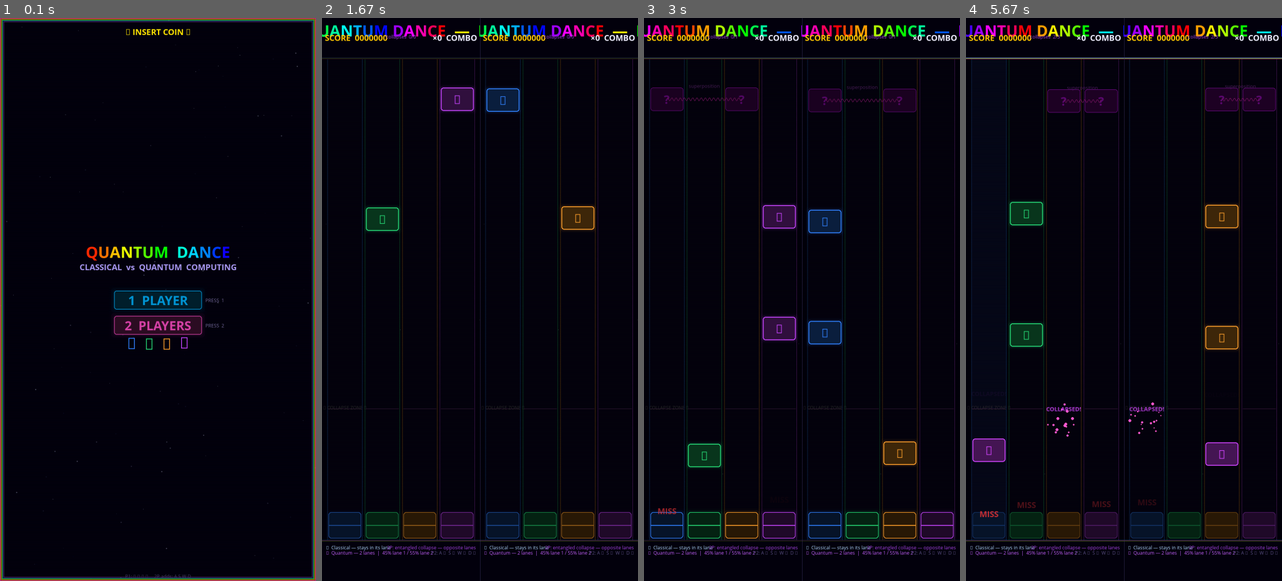
Above: before the commit, frames 1-4 (left to right).
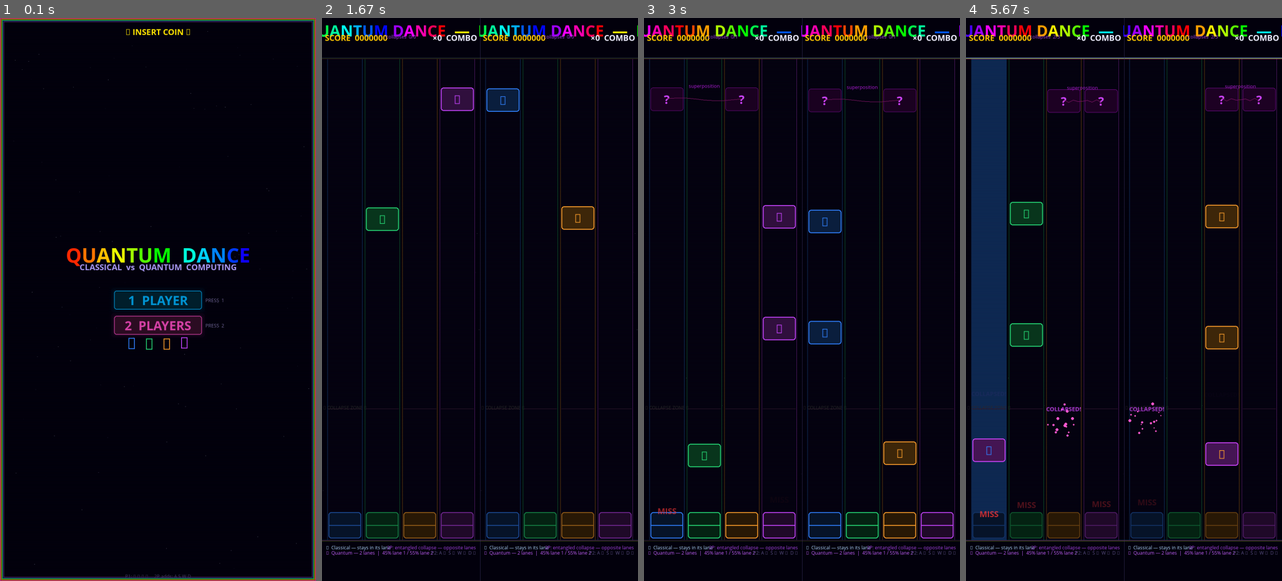
Above: after the commit, the same moments.

Repository: parzival1401/mobile_quantum-
Game: pygame game, started from dance_dance/quantum_dance.py
Same seed, same stepped clock (60 frames per second), same inputs: the game is played once before the commit and once after it.
Inputs (mouse positions are in pixels of both pictures, inside the frame that each line leads up to):
- Up to frame 1 (0.1 s): no input
- Up to frame 2 (1.67 s): press the mouse at (480, 327) at 0.37 s; move the mouse to (429, 378) at 0.47 s; release the mouse at (382, 428) at 0.6 s; tap Enter at 0.67, 1 s; tap  at 1.33 s
- Up to frame 3 (3 s): hold Up 1.67-2.13 s; move the mouse to (726, 186) at 1.7 s; tap  at 1.82, 2.82 s; hold Right 2.17-2.63 s; move the mouse to (786, 445) at 2.2 s; hold Left from 2.67 s (still down); move the mouse to (802, 367) at 2.7 s
- Up to frame 4 (5.67 s): release Left at 3.2 s; hold Down 3.23-3.53 s; move the mouse to (1244, 513) at 3.27 s; tap  at 3.38, 4.15, 4.55, 5.62 s; hold Left 3.57-3.97 s; move the mouse to (1079, 181) at 3.6 s; hold Up 4-4.37 s; move the mouse to (1187, 254) at 4.03 s; hold Right 4.4-5.03 s; move the mouse to (1234, 445) at 4.43 s; hold Down 5.07-5.43 s; move the mouse to (1221, 288) at 5.1 s; hold Left from 5.47 s (still down); move the mouse to (1019, 355) at 5.5 s

The runs differ from the first frame. In frame 1, 1.0% of the frame differs, in the area x 1-98%, y 1-100%; in frame 2, 0.8%; in frame 3, 1.1%; in frame 4, 9.3%, in the area x 1-99%, y 7-93%.

Commit message:
Optimize rendering for Raspberry Pi 4B dual-screen performance
Pre-bake everything static, eliminate all per-frame surface allocations:
- Scanlines: _SCAN_FULL + _SCAN_LANES built once, blit each frame
- Starfields: _STARS_MENU/LANES/SEL pre-bake positions, only brightness varies
- Arrow surfaces: _ARROW_SURFS cached per lane at startup
- Rainbow title chars: _rainbow_char() LRU cache (char+color key)
- Score/combo/static text: _tcache() only re-renders when value changes
- Quantum wave: 8-point sample instead of per-pixel loop (200x→8x sin calls)
- Hit zone glows: removed SRCALPHA allocations (8/frame), plain rects
- Classical note glows: removed SRCALPHA allocations (2/note/frame)
- Key flash: plain rect instead of SRCALPHA fill
- Milestone flash: set_alpha on plain surface instead of SRCALPHA
- F_BIG font: module-level constant, not recreated each menu frame

Co-Authored-By: Claude Sonnet 4.6 <noreply@anthropic.com>

Diff:
--- a/dance_dance/quantum_dance.py
+++ b/dance_dance/quantum_dance.py
@@ -164,6 +164,7 @@
     return pygame.font.Font(None, sz)
 
 F_TITLE  = _f(56)
+F_BIG    = _f(72)
 F_MENU   = _f(46)
 F_MENUSM = _f(30)
 F_MED    = _f(30)
@@ -246,6 +247,47 @@
 # P2 key mirror map: physical key index → logical lane
 # Lane 0(←)↔3(→), Lane 1(↓)↔2(↑)
 _P2_KEY_MAP = [3, 2, 1, 0]
+
+# ─────────────────────────────────────────────────────────────────────────────
+# Pre-baked surfaces and caches (built once, reused every frame)
+# ─────────────────────────────────────────────────────────────────────────────
+def _make_scanlines(w, h, alpha=28, step=4):
+    s = pygame.Surface((w, h), pygame.SRCALPHA)
+    for y in range(0, h, step):
+        pygame.draw.line(s, (0, 0, 0, alpha), (0, y), (w, y))
+    return s
+
+_SCAN_FULL  = _make_scanlines(SW, SH)
+_SCAN_LANES = _make_scanlines(SW, LANE_BOT - LANE_TOP)
+
+# Pre-baked starfields (static positions, only twinkle varies)
+def _make_star_positions(n, w, y0, y1, seed):
+    rng = random.Random(seed)
+    return [(rng.randint(0, w), rng.randint(y0, y1)) for _ in range(n)]
+
+_STARS_MENU  = _make_star_positions(120, SW, 0,        SH,       7)
+_STARS_LANES = _make_star_positions(60,  SW, LANE_TOP, LANE_BOT, 13)
+_STARS_SEL   = _make_star_positions(100, SW, 0,        SH,       42)
+
+# Pre-rendered arrow surfaces per lane (static color)
+_ARROW_SURFS = [F_ARROW.render(a, True, LANE_C[i]) for i, a in enumerate(["←","↓","↑","→"])]
+
+# Cache for rainbow title characters: (char, r, g, b) → Surface
+_RAINBOW_CACHE: dict = {}
+
+def _rainbow_char(ch: str, r: int, g: int, b: int, font) -> pygame.Surface:
+    key = (ch, r, g, b, id(font))
+    if key not in _RAINBOW_CACHE:
+        _RAINBOW_CACHE[key] = font.render(ch, True, (r, g, b))
+    return _RAINBOW_CACHE[key]
+
+# Cache for text surfaces that only change when value changes
+_text_cache: dict = {}
+
+def _tcache(key, text, font, color):
+    if key not in _text_cache or _text_cache[key][0] != text:
+        _text_cache[key] = (text, font.render(text, True, color))
+    return _text_cache[key][1]
 
 
 # ─────────────────────────────────────────────────────────────────────────────
@@ -759,12 +801,9 @@
 
 
 def draw_lanes(surf, key_flash, ctx: RenderCtx):
-    # Starfield background
-    rng = random.Random(13)
-    for _ in range(60):
-        sx = rng.randint(0, ctx.sw)
-        sy = rng.randint(LANE_TOP, LANE_BOT)
-        twinkle = 0.4 + 0.6 * math.sin(tick * 0.04 + rng.random() * math.tau)
+    # Starfield — pre-baked positions, only brightness varies
+    for j, (sx, sy) in enumerate(_STARS_LANES):
+        twinkle = 0.4 + 0.6 * math.sin(tick * 0.04 + j * 0.53)
         br = max(0, min(240, int(55 * twinkle)))
         pygame.draw.circle(surf, (br, br, min(255, br + 15)), (sx, sy), 1)
 
@@ -778,18 +817,10 @@
         pygame.draw.line(surf, (r//3, g//3, b//3), (x + ctx.lane_w - 1, LANE_TOP),
                          (x + ctx.lane_w - 1, LANE_BOT), 2)
         if key_flash[i] > 0:
-            s = pygame.Surface((ctx.lane_w, LANE_BOT - LANE_TOP), pygame.SRCALPHA)
-            s.fill((r, g, b, int(110 * key_flash[i] / 14)))
-            surf.blit(s, (x, LANE_TOP))
-
-    # CRT scanlines over lanes only
-    for y in range(LANE_TOP, LANE_BOT, 4):
-        pygame.draw.line(surf, (0, 0, 0, 28) if True else 0,
-                         (0, y), (ctx.sw, y))
-    scan = pygame.Surface((ctx.sw, LANE_BOT - LANE_TOP), pygame.SRCALPHA)
-    for y in range(0, LANE_BOT - LANE_TOP, 4):
-        pygame.draw.line(scan, (0, 0, 0, 30), (0, y), (ctx.sw, y))
-    surf.blit(scan, (0, LANE_TOP))
+            pygame.draw.rect(surf, (r//3, g//3, b//3),
+                             (x, LANE_TOP, ctx.lane_w, LANE_BOT - LANE_TOP))
+
+    surf.blit(_SCAN_LANES, (0, LANE_TOP))
 
     # Collapse zone — pulsing neon line
     cy  = get_collapse_y()
@@ -811,41 +842,30 @@
         pr, pg, pb = int(r*pulse), int(g*pulse), int(b*pulse)
         hz = pygame.Rect(x + 4, TARGET_Y - HIT_ZONE_H // 2,
                          ctx.lane_w - 8, HIT_ZONE_H)
-        # Glow behind receptor
-        for gw in (12, 6):
-            gs = pygame.Surface((hz.width + gw*2, hz.height + gw*2), pygame.SRCALPHA)
-            alpha = int(30 * (1 - gw/14) * pulse)
-            pygame.draw.rect(gs, (pr, pg, pb, alpha),
-                             (0, 0, hz.width + gw*2, hz.height + gw*2), border_radius=12)
-            surf.blit(gs, (hz.x - gw, hz.y - gw))
         pygame.draw.rect(surf, (r//6, g//6, b//6), hz, border_radius=10)
-        pygame.draw.rect(surf, (pr, pg, pb),       hz, 2, border_radius=10)
+        pygame.draw.rect(surf, (pr, pg, pb),        hz, 3, border_radius=10)
         pygame.draw.line(surf, (pr, pg, pb),
                          (x + 6, TARGET_Y), (x + ctx.lane_w - 6, TARGET_Y), 3)
-        lbl = F_ARROW.render(ARROWS[i], True, (pr, pg, pb))
-        surf.blit(lbl, (scx - lbl.get_width() // 2,
-                        TARGET_Y + HIT_ZONE_H // 2 + 4))
+        ar = _ARROW_SURFS[i]
+        surf.blit(ar, (scx - ar.get_width() // 2,
+                       TARGET_Y + HIT_ZONE_H // 2 + 4))
 
 
 def draw_classical(surf, note: Note, ctx: RenderCtx):
     r, g, b = LANE_C[note.lane]
-    scx     = _lcx(note.lane, ctx)
-    nw      = ctx.note_w
-    ny      = int(note.y)
-    rect    = pygame.Rect(scx - nw // 2, ny, nw, NOTE_H)
-    # Neon glow
-    for gw in (10, 5):
-        gs = pygame.Surface((nw + gw*2, NOTE_H + gw*2), pygame.SRCALPHA)
-        alpha = int(35 * (1 - gw/12))
-        pygame.draw.rect(gs, (r, g, b, alpha),
-                         (0, 0, nw + gw*2, NOTE_H + gw*2), border_radius=11)
-        surf.blit(gs, (rect.x - gw, ny - gw))
+    scx  = _lcx(note.lane, ctx)
+    nw   = ctx.note_w
+    ny   = int(note.y)
+    rect = pygame.Rect(scx - nw // 2, ny, nw, NOTE_H)
     pygame.draw.rect(surf, (r//4, g//4, b//4), rect, border_radius=9)
     pygame.draw.rect(surf, (r, g, b),           rect, 3, border_radius=9)
-    ar = F_ARROW.render(ARROWS[note.lane], True, (r, g, b))
+    ar = _ARROW_SURFS[note.lane]
     surf.blit(ar, (scx - ar.get_width() // 2,
                    ny + (NOTE_H - ar.get_height()) // 2))
 
+
+_Q_MARK_SURF = F_ARROW.render("?", True, Q_PURPLE)
+_SUPER_SURF  = F_XSM.render("superposition", True, (180, 30, 220))
 
 def draw_quantum(surf, note: Note, ctx: RenderCtx):
     nw = ctx.note_w
@@ -855,7 +875,7 @@
         rect = pygame.Rect(cx - nw // 2, int(note.y), nw, NOTE_H)
         pygame.draw.rect(surf, (r // 3, g // 3, b // 3), rect, border_radius=9)
         pygame.draw.rect(surf, (r, g, b), rect, 3, border_radius=9)
-        ar = F_ARROW.render(ARROWS[note.lane], True, (r, g, b))
+        ar = _ARROW_SURFS[note.lane]
         surf.blit(ar, (cx - ar.get_width() // 2,
                        int(note.y) + (NOTE_H - ar.get_height()) // 2))
         return
@@ -873,17 +893,17 @@
         rect = pygame.Rect(cx - nw // 2, int(note.y), nw, NOTE_H)
         pygame.draw.rect(surf, (ri // 3, gi // 3, bi // 3), rect, border_radius=9)
         pygame.draw.rect(surf, (ri, gi, bi), rect, 2, border_radius=9)
-        qm = F_ARROW.render("?", True, (ri, gi, bi))
-        surf.blit(qm, (cx - qm.get_width() // 2,
-                       int(note.y) + (NOTE_H - qm.get_height()) // 2))
-
+        surf.blit(_Q_MARK_SURF, (cx - _Q_MARK_SURF.get_width() // 2,
+                                  int(note.y) + (NOTE_H - _Q_MARK_SURF.get_height()) // 2))
+
+    # Connecting line — 8 sample points instead of per-pixel loop
     xa, xb = _lcx(note.lane, ctx), _lcx(note.lane2, ctx)
+    wy = int(note.y) + NOTE_H // 2
     x0, x1 = min(xa, xb), max(xa, xb)
-    wy = int(note.y) + NOTE_H // 2
+    step = max(1, (x1 - x0) // 8)
     pts = []
-    for i in range(x1 - x0 + 1):
-        xp = x0 + i
-        yp = wy + math.sin(i * math.pi * 0.14 + tick * 0.18 + note.wave_phase) \
+    for xp in range(x0, x1 + 1, step):
+        yp = wy + math.sin((xp - x0) * 0.22 + tick * 0.18 + note.wave_phase) \
              * (5 + 5 * urgency)
         pts.append((xp, int(yp)))
     if len(pts) >= 2:
@@ -892,9 +912,8 @@
                           False, pts, 2)
 
     if dist > 60:
-        mx  = (xa + xb) // 2
-        slb = F_XSM.render("superposition", True, (int(180 * af), 30, int(220 * af)))
-        surf.blit(slb, (mx - slb.get_width() // 2, int(note.y) - 17))
+        mx = (xa + xb) // 2
+        surf.blit(_SUPER_SURF, (mx - _SUPER_SURF.get_width() // 2, int(note.y) - 17))
 
 
 def draw_top(surf, ps: PlayerState, ctx: RenderCtx, label: str = ""):
@@ -908,34 +927,31 @@
         c = tuple(min(255, int(v * pulse * 0.8)) for v in col)
         pygame.draw.line(surf, c, (0, TOP_H - 1 - i), (sw, TOP_H - 1 - i))
 
-    # Rainbow cycling title (same style as menu)
+    # Rainbow cycling title — cached per character/color combo
     title_str = "QUANTUM DANCE" + (f"  —  {label}" if label else "")
     tx = sw // 2 - sum(F_TITLE.size(ch)[0] for ch in title_str) // 2
     for i, ch in enumerate(title_str):
         hue = (tick * 2 + i * 20) % 360
         h = hue / 60.0
-        x = int(255 * (1 - abs(h % 2 - 1)))
-        if   h < 1: r2,g2,b2 = 255,  x,  0
-        elif h < 2: r2,g2,b2 =   x,255,  0
-        elif h < 3: r2,g2,b2 =   0,255,  x
-        elif h < 4: r2,g2,b2 =   0,  x,255
-        elif h < 5: r2,g2,b2 =   x,  0,255
-        else:       r2,g2,b2 = 255,  0,  x
-        cs = F_TITLE.render(ch, True, (r2, g2, b2))
+        xv = int(255 * (1 - abs(h % 2 - 1)))
+        if   h < 1: r2,g2,b2 = 255, xv,  0
+        elif h < 2: r2,g2,b2 =  xv,255,  0
+        elif h < 3: r2,g2,b2 =   0,255, xv
+        elif h < 4: r2,g2,b2 =   0, xv,255
+        elif h < 5: r2,g2,b2 =  xv,  0,255
+        else:       r2,g2,b2 = 255,  0, xv
+        cs = _rainbow_char(ch, r2, g2, b2, F_TITLE)
         surf.blit(cs, (tx, 6))
         tx += cs.get_width()
 
-    # Score — neon gold, left
-    sc = F_MED.render(f"SCORE  {ps.score:07d}", True, GOLD)
+    sc = _tcache(('score', id(ps)), f"SCORE  {ps.score:07d}", F_MED, GOLD)
     surf.blit(sc, (10, 48))
 
-    # Combo — right, pulses when active
     combo_col = GOLD if ps.combo >= 10 else WHITE
-    cb = F_MED.render(f"×{ps.combo}  COMBO", True, combo_col)
+    cb = _tcache(('combo', id(ps)), f"×{ps.combo}  COMBO", F_MED, combo_col)
     surf.blit(cb, (sw - cb.get_width() - 10, 48))
 
-    # Collapses — small centre
-    qc = F_XSM.render(f"collapses  {q_collapsed}/{q_total}", True, (170, 70, 230))
+    qc = _tcache('collapses', f"collapses  {q_collapsed}/{q_total}", F_XSM, (170, 70, 230))
     surf.blit(qc, (sw // 2 - qc.get_width() // 2, 52))
 
 
@@ -953,21 +969,22 @@
 
     pct = int(bias_slider.val)
     bias_txt = f"⬡  Quantum — 2 lanes  |  {pct}% lane 1 / {100-pct}% lane 2"
-    for i, (txt, col) in enumerate([
-        ("■  Classical — stays in its lane", (180, 220, 255)),
-        (bias_txt, (200, 100, 255)),
-    ]):
-        surf.blit(F_XSM.render(txt, True, col), (14, y0 + 14 + i * 18))
+    surf.blit(_tcache('cl_txt', "■  Classical — stays in its lane", F_XSM, (180, 220, 255)),
+              (14, y0 + 14))
+    surf.blit(_tcache('bias_txt', bias_txt, F_XSM, (200, 100, 255)),
+              (14, y0 + 32))
 
     if n_players == 2:
-        hint = F_XSM.render("2P: entangled collapse — opposite lanes", True, (170, 70, 230))
+        hint = _tcache('2p_hint', "2P: entangled collapse — opposite lanes", F_XSM, (170, 70, 230))
         surf.blit(hint, (sw - hint.get_width() - 14, y0 + 14))
-        ctrl = F_XSM.render("P2: A ↔  S ↓  W ↑  D →", True, DIM)
+        ctrl = _tcache('2p_ctrl', "P2: A ↔  S ↓  W ↑  D →", F_XSM, DIM)
         surf.blit(ctrl, (sw - ctrl.get_width() - 14, y0 + 32))
     else:
-        lines = ["Quantum: particle exists in multiple", "states until MEASURED  ⬡"]
-        for i, line in enumerate(lines):
-            t = F_XSM.render(line, True, DIM)
+        for i, (k, line) in enumerate([
+            ('q_line1', "Quantum: particle exists in multiple"),
+            ('q_line2', "states until MEASURED  ⬡"),
+        ]):
+            t = _tcache(k, line, F_XSM, DIM)
             surf.blit(t, (sw - t.get_width() - 14, y0 + 14 + i * 17))
 
 
@@ -983,20 +1000,13 @@
 
     screen.fill((4, 2, 14))
 
-    # ── Starfield ────────────────────────────────────────────────────────────
-    rng = random.Random(7)
-    for _ in range(120):
-        sx = rng.randint(0, SW)
-        sy = rng.randint(0, SH)
-        twinkle = 0.5 + 0.5 * math.sin(t * 0.05 + rng.random() * math.tau)
-        br = int(80 * twinkle)
-        pygame.draw.circle(screen, (br, br, br + 20), (sx, sy), rng.randint(1, 2))
-
-    # ── Horizontal scan lines (retro CRT feel) ────────────────────────────────
-    scan = pygame.Surface((SW, SH), pygame.SRCALPHA)
-    for y in range(0, SH, 4):
-        pygame.draw.line(scan, (0, 0, 0, 35), (0, y), (SW, y))
-    screen.blit(scan, (0, 0))
+    # ── Starfield — pre-baked positions ──────────────────────────────────────
+    for j, (sx, sy) in enumerate(_STARS_MENU):
+        twinkle = 0.5 + 0.5 * math.sin(t * 0.05 + j * 0.41)
+        br = max(0, min(235, int(80 * twinkle)))
+        pygame.draw.circle(screen, (br, br, min(255, br + 20)), (sx, sy), 1)
+
+    screen.blit(_SCAN_FULL, (0, 0))
 
     # ── Marquee border ────────────────────────────────────────────────────────
     cols = [(255,60,180),(255,160,0),(80,255,80),(0,200,255),(200,80,255)]
@@ -1010,29 +1020,22 @@
         coin = F_MENUSM.render("► INSERT COIN ◄", True, (255, 230, 0))
         screen.blit(coin, (SW // 2 - coin.get_width() // 2, 28))
 
-    # ── Rainbow cycling title ─────────────────────────────────────────────────
+    # ── Rainbow cycling title — cached chars ─────────────────────────────────
     title_str = "QUANTUM  DANCE"
-    char_surfs = []
-    total_w = 0
-    F_BIG = _f(56)
+    total_w = sum(F_BIG.size(ch)[0] for ch in title_str)
+    tx = SW // 2 - total_w // 2
+    ty = SH // 2 - 200 + int(6 * math.sin(t * 0.06))
     for i, ch in enumerate(title_str):
         hue = (t * 2 + i * 18) % 360
-        # HSV → RGB
         h = hue / 60.0
-        x = int(255 * (1 - abs(h % 2 - 1)))
-        if   h < 1: r,g,b = 255,  x,  0
-        elif h < 2: r,g,b =   x,255,  0
-        elif h < 3: r,g,b =   0,255,  x
-        elif h < 4: r,g,b =   0,  x,255
-        elif h < 5: r,g,b =   x,  0,255
-        else:       r,g,b = 255,  0,  x
-        cs = F_BIG.render(ch, True, (r, g, b))
-        char_surfs.append(cs)
-        total_w += cs.get_width()
-
-    tx = SW // 2 - total_w // 2
-    ty = SH // 2 - 200 + int(6 * math.sin(t * 0.06))
-    for cs in char_surfs:
+        xv = int(255 * (1 - abs(h % 2 - 1)))
+        if   h < 1: r,g,b = 255, xv,  0
+        elif h < 2: r,g,b =  xv,255,  0
+        elif h < 3: r,g,b =   0,255, xv
+        elif h < 4: r,g,b =   0, xv,255
+        elif h < 5: r,g,b =  xv,  0,255
+        else:       r,g,b = 255,  0, xv
+        cs = _rainbow_char(ch, r, g, b, F_BIG)
         screen.blit(cs, (tx, ty))
         tx += cs.get_width()
 
@@ -1107,11 +1110,9 @@
     t = _menu_tick
     screen.fill((4, 2, 14))
 
-    # Starfield
-    rng = random.Random(42)
-    for _ in range(100):
-        sx = rng.randint(0, SW); sy = rng.randint(0, SH)
-        twinkle = 0.4 + 0.6 * math.sin(t * 0.04 + rng.random() * math.tau)
+    # Starfield — pre-baked positions
+    for j, (sx, sy) in enumerate(_STARS_SEL):
+        twinkle = 0.4 + 0.6 * math.sin(t * 0.04 + j * 0.47)
         br = max(0, min(240, int(50 * twinkle)))
         pygame.draw.circle(screen, (br, br, min(255, br + 15)), (sx, sy), 1)
 
@@ -1199,15 +1200,11 @@
         pygame.draw.rect(screen, dc, (bx_, by_, bw, bh), 1, border_radius=6)
         screen.blit(diff_s, (bx_ + 8, by_ + 3))
 
-    hint = F_XSM.render("↑↓  navigate     Enter / click  select     ESC  back",
-                         True, (70, 55, 100))
+    hint = _tcache('sel_hint', "↑↓  navigate     Enter / click  select     ESC  back",
+                   F_XSM, (70, 55, 100))
     screen.blit(hint, (SW // 2 - hint.get_width() // 2, ry0 + len(SONGS) * row_h + 8))
 
-    # CRT scanlines
-    scan = pygame.Surface((SW, SH), pygame.SRCALPHA)
-    for y in range(0, SH, 4):
-        pygame.draw.line(scan, (0, 0, 0, 28), (0, y), (SW, y))
-    screen.blit(scan, (0, 0))
+    screen.blit(_SCAN_FULL, (0, 0))
 
     pygame.display.flip()
     return rects
@@ -1474,14 +1471,15 @@
     # Milestone banner
     if ps.milestone_timer > 0:
         alpha = int(255 * ps.milestone_timer / 90)
-        bsurf = F_TITLE.render(ps.milestone_text, True, Q_PURPLE)
+        bsurf = _tcache(('milestone', id(ps)), ps.milestone_text, F_TITLE, Q_PURPLE).copy()
         bsurf.set_alpha(alpha)
         surf.blit(bsurf, (sw // 2 - bsurf.get_width() // 2, SH // 2 - 30))
 
-    # Screen flash on milestone
+    # Screen flash on milestone — plain surface with set_alpha (no SRCALPHA)
     if ps.flash_timer > 0:
-        fsurf = pygame.Surface((sw, SH), pygame.SRCALPHA)
-        fsurf.fill((255, 255, 255, int(60 * ps.flash_timer / 8)))
+        fsurf = pygame.Surface((sw, SH))
+        fsurf.fill((255, 255, 255))
+        fsurf.set_alpha(int(60 * ps.flash_timer / 8))
         surf.blit(fsurf, (0, 0))
 
 
